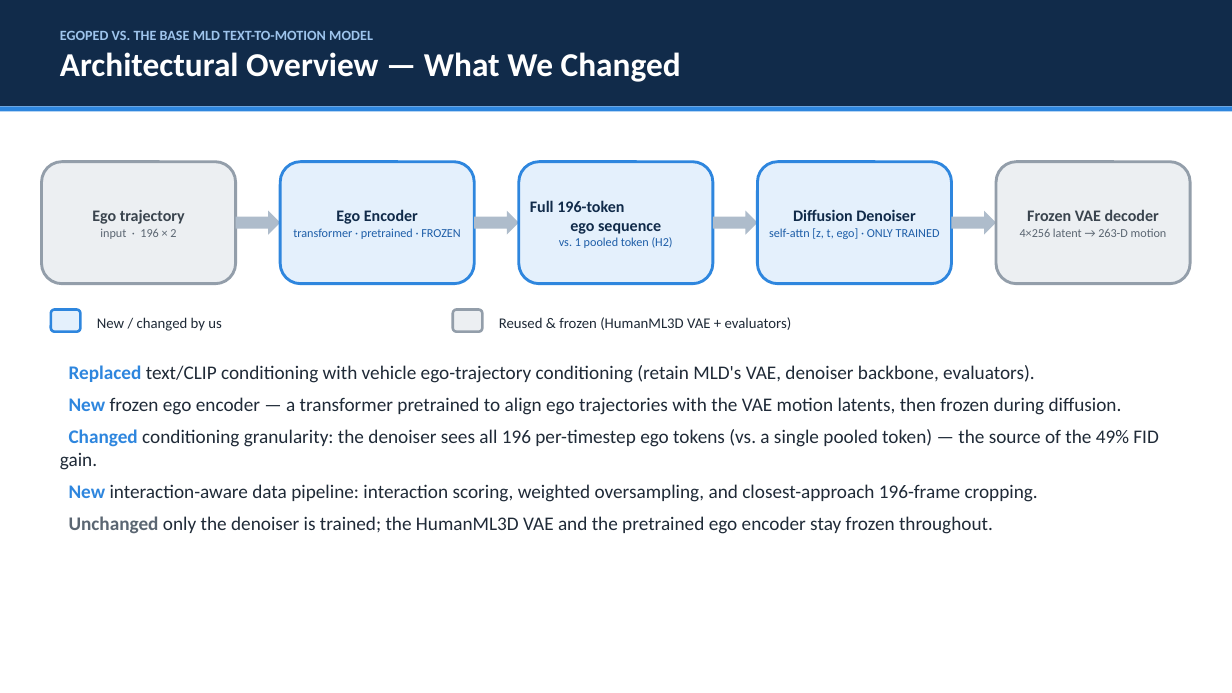
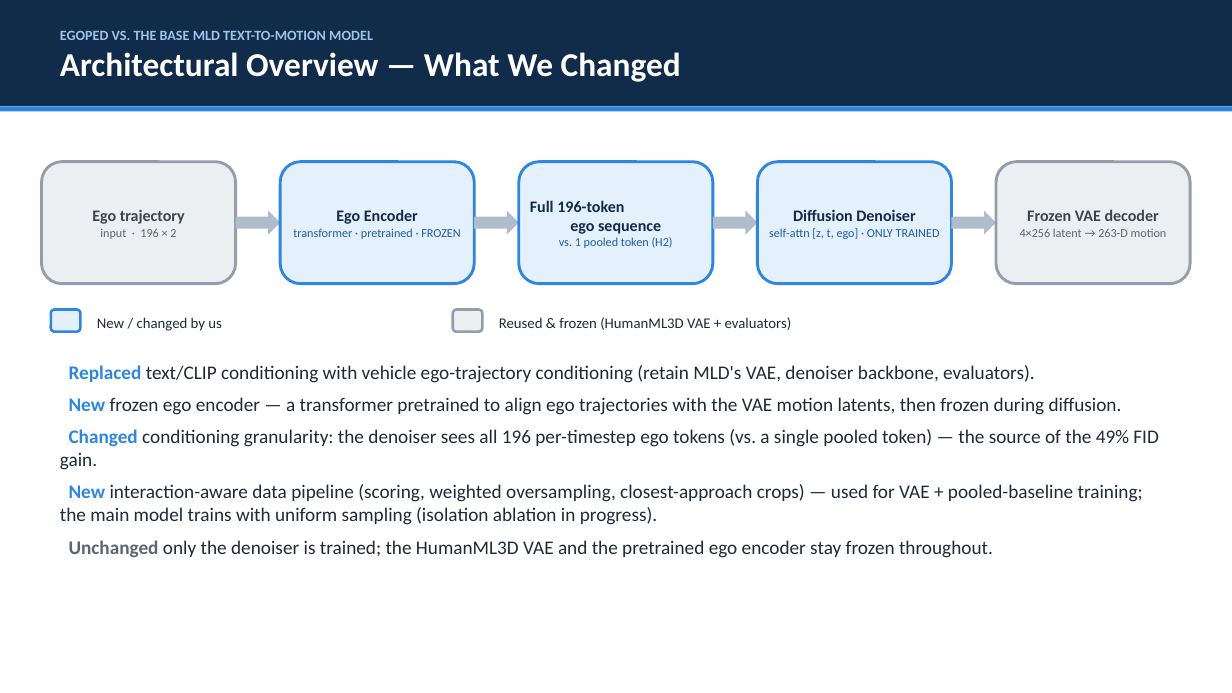
Before and after one commit to ers1804/motion-latent-diffusion, a slide deck: slide 4 of research/to_human/EgoPed_professor_deck.pptx. Drawn at 1232x693 pixels with LibreOffice and Linux fonts; fonts in the diff are those of the drawing. Boxes give left, top, right and bottom in pixels: in the first picture for what was removed or moved away, otherwise in the second. Text is boxed around its words. In the diff, an @@ line names an element or a change of style, - is before the commit and + after.

Commit message:
research(paper): sync deck with integrity finding #2 — pipeline honesty + confound caveat
Deck now matches the corrected paper: (1) arch-overview + dataset slides state
the interaction pipeline is used for VAE + pooled baseline while the main model
trains with uniform sampling/random windows; (2) main-result slide carries the
confound caveat with the in-flight 2x2 control; (3) limitations slide lists the
7-job hardening work in flight.

```diff
--- a/research/to_human/EgoPed_professor_deck.pptx
+++ b/research/to_human/EgoPed_professor_deck.pptx
@@ text at [60,484,1143,525]: text changed @@
-New interaction-aware data pipeline: interaction scoring, weighted oversampling, and closest-approach 196-frame cropping.
+New interaction-aware data pipeline (scoring, weighted oversampling, closest-approach crops) — used for VAE + pooled-baseline training; the main model trains with uniform sampling (isolation ablation in progress).
```
Also in this commit, not shown: 3 other slides changed.
